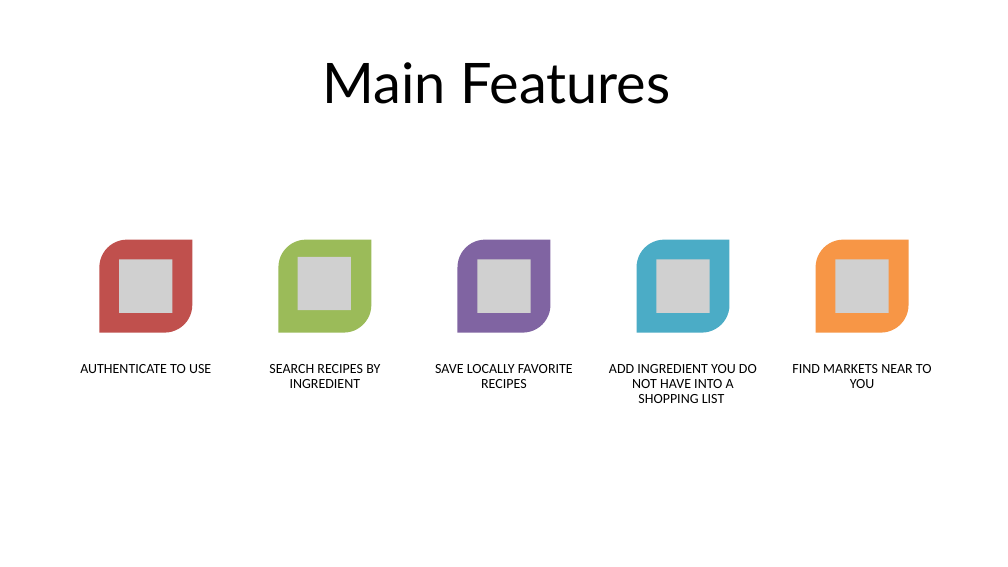
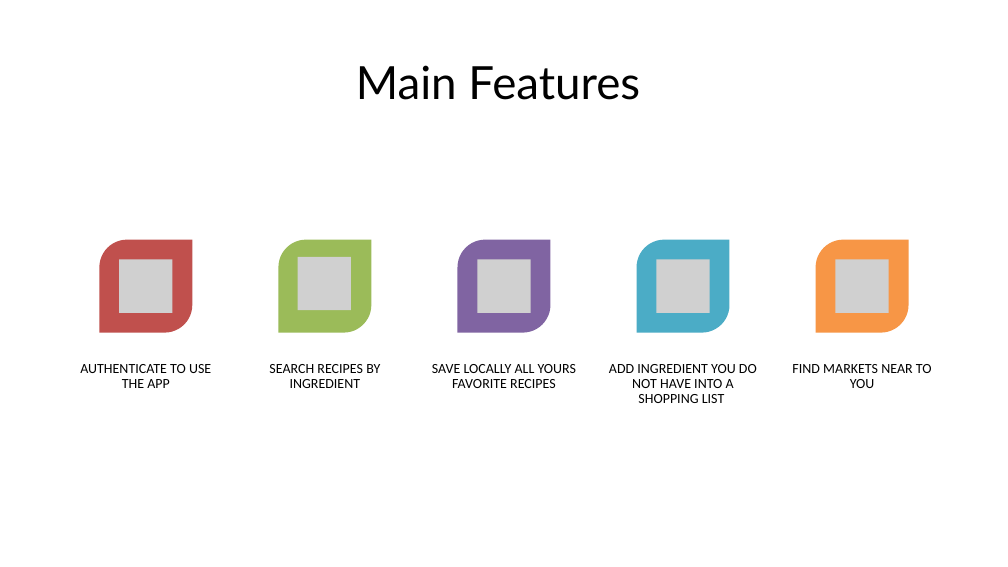
Before and after one commit to nicoDs96/recipes-SE, a slide deck: slide 3 of MACC APP SLIDES/tuna_pres.pptx. Drawn at 1008x567 pixels with LibreOffice and Linux fonts; fonts in the diff are those of the drawing; grey boxes stand for pictures. Boxes give left, top, right and bottom in pixels: in the first picture for what was removed or moved away, otherwise in the second. Text is boxed around its words. In the diff, an @@ line names an element or a change of style, - is before the commit and + after.

```diff
--- a/MACC APP SLIDES/tuna_pres.pptx
+++ b/MACC APP SLIDES/tuna_pres.pptx
@@ text "Main Features" at (356, 65, 640, 100): size 44 to 36 pt @@
@@ text at (80, 364, 211, 388): text changed @@
-AUTHENTICATE TO USE
+AUTHENTICATE TO USE THE APP
@@ text at (432, 364, 576, 388): text changed @@
-SAVE LOCALLY FAVORITE RECIPES
+SAVE LOCALLY ALL YOURS FAVORITE RECIPES
```
Also in this commit, not shown: 2 other slides changed, 2 slides added.
